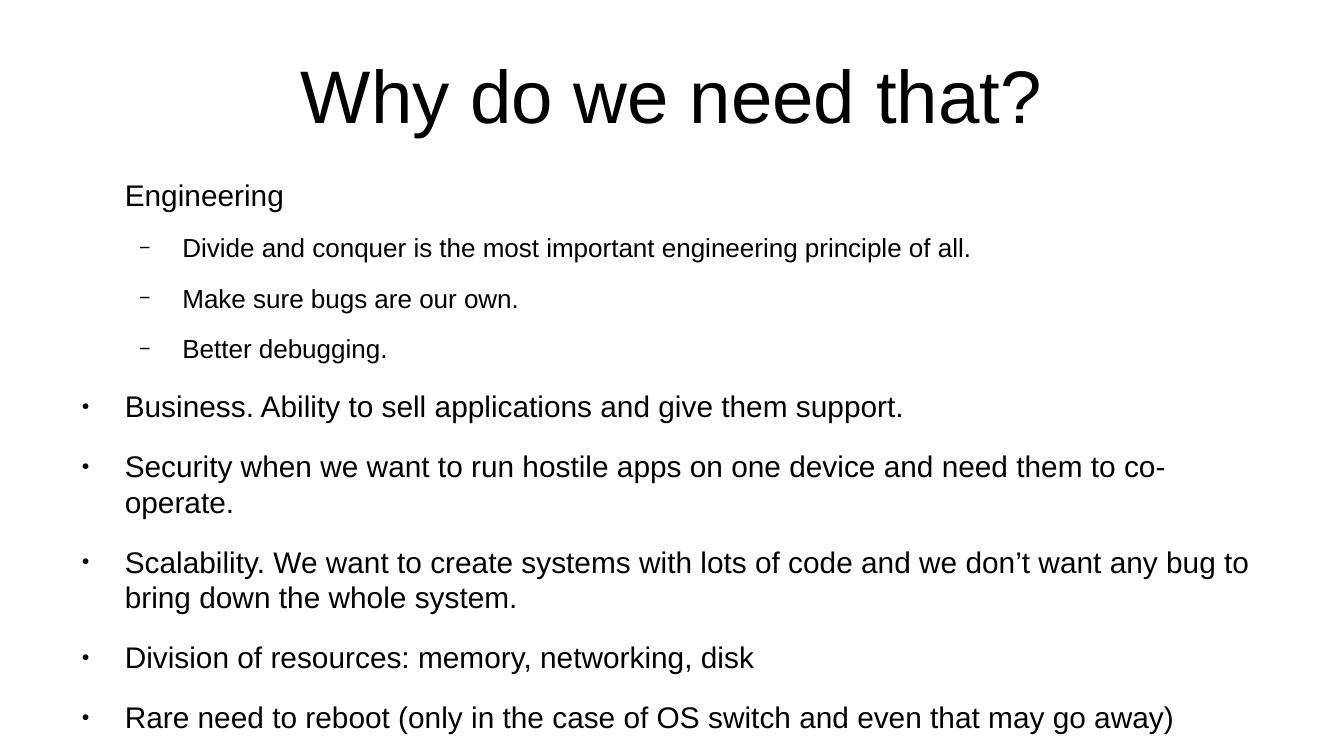
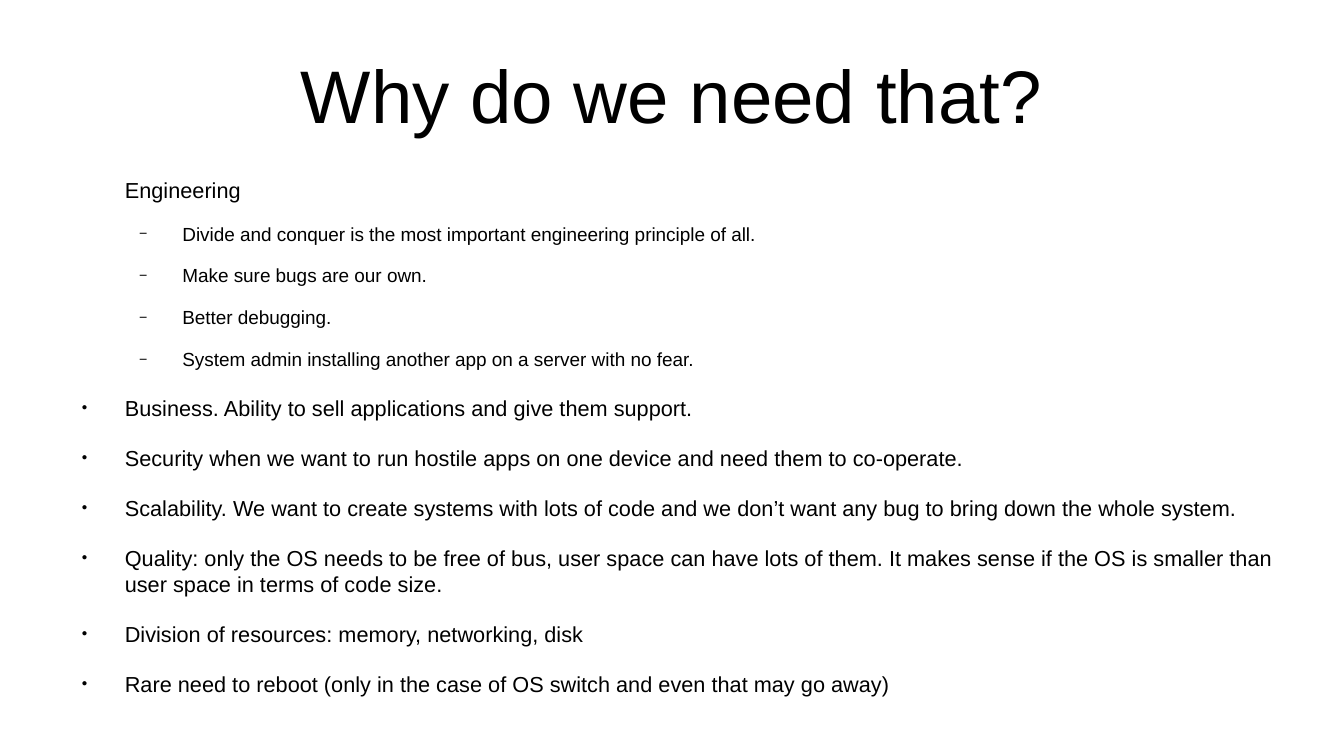
Before and after one commit to veltzer/teaching-slides, a slide deck: slide 5 of odp/os_basics.odp. Drawn at 1344x756 pixels with LibreOffice and Linux fonts; fonts in the diff are those of the drawing. Boxes give left, top, right and bottom in pixels: in the first picture for what was removed or moved away, otherwise in the second. Text is boxed around its words. In the diff, an @@ line names an element or a change of style, - is before the commit and + after.

Commit message:
no commit message given

```diff
--- a/odp/os_basics.odp
+++ b/odp/os_basics.odp
@@ text at [125, 182, 1236, 697]: size 17.6 to 12.8 pt in "Engineering", "Business. Ability to sell applications and give ...", "Security when we want to run hostile ...", "Scalability. We want to create systems with ..." and 2 more places; size 15.4 to 11.2 pt in "Divide and conquer is the most important ...", "Make sure bugs are our own.", "Better debugging." @@
@@ text at [182, 352, 694, 370]: paragraph added @@
+  − System admin installing another app on a server with no fear.
@@ text at [125, 550, 1271, 597]: paragraph added @@
+● Quality: only the OS needs to be free of bus, user space can have lots of them. It makes sense if the OS is smaller than user space in terms of code size.
```
